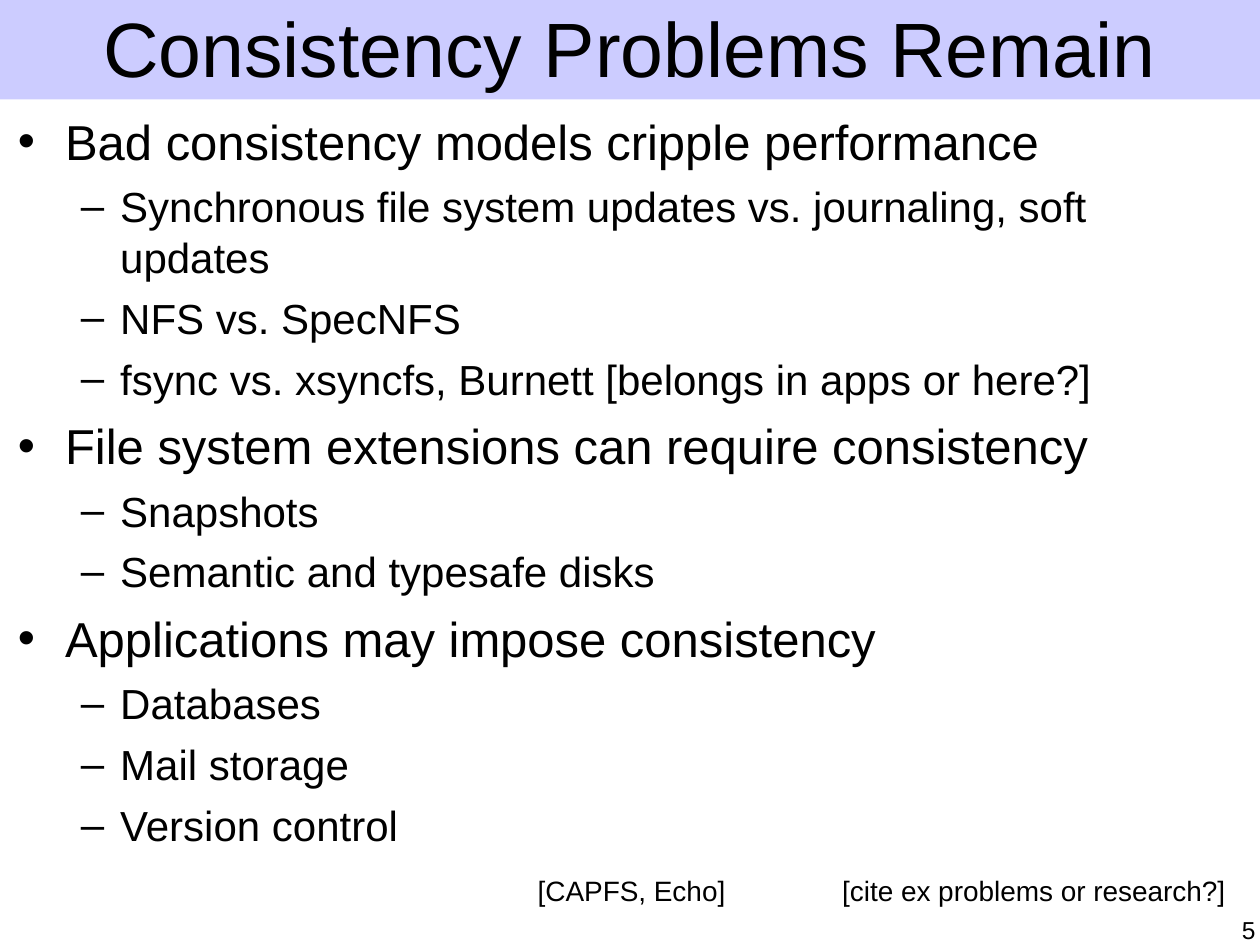
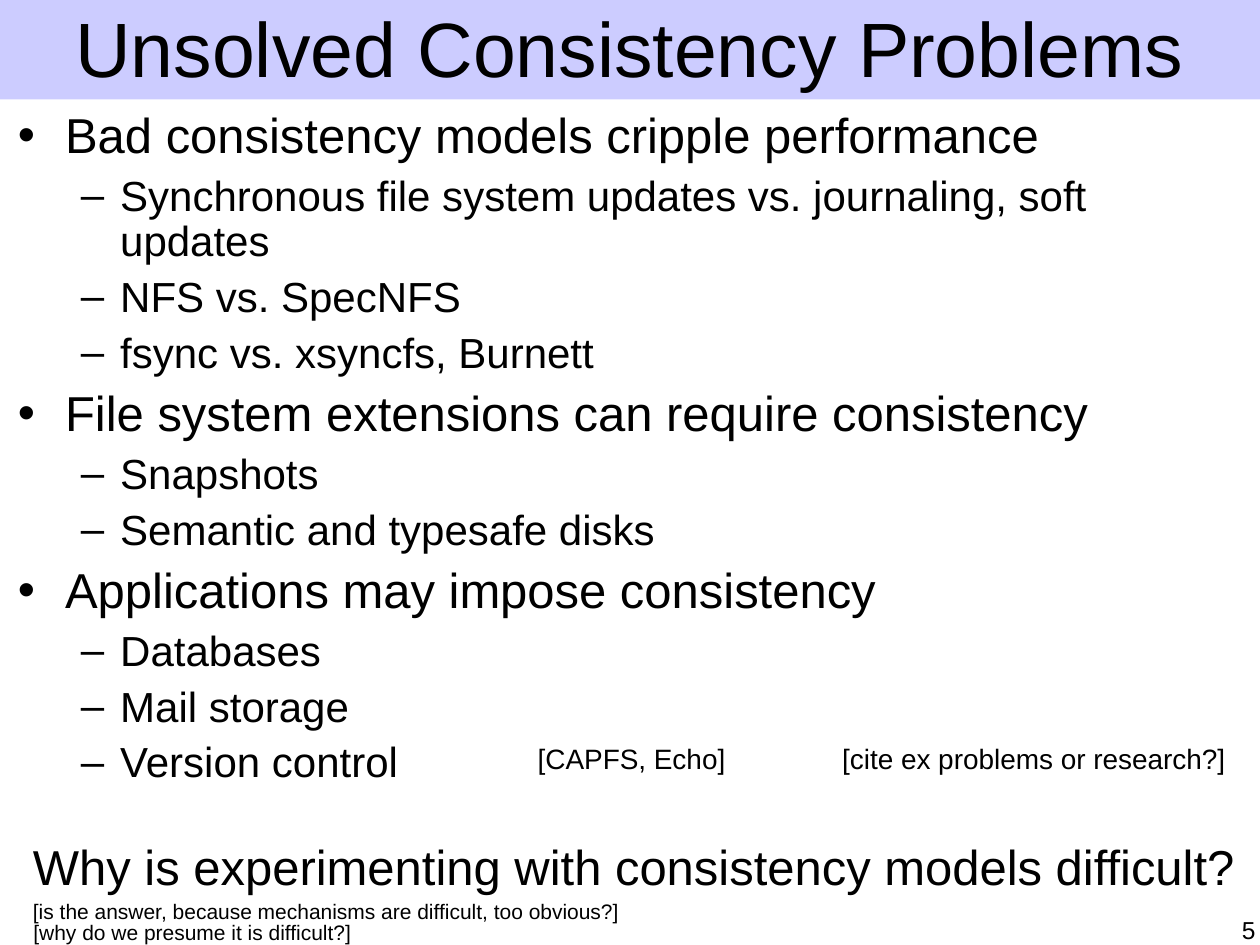
Before and after one commit to ucla-readable/fstitch-doc, a slide deck: slide 5 of sosp/pres.ppt. Drawn at 1260x945 pixels with LibreOffice and Linux fonts; fonts in the diff are those of the drawing. Boxes give left, top, right and bottom in pixels: in the first picture for what was removed or moved away, otherwise in the second. Text is boxed around its words. In the diff, an @@ line names an element or a change of style, - is before the commit and + after.

Commit message:
Improve motivation and patch model.

```diff
--- a/sosp/pres.ppt
+++ b/sosp/pres.ppt
@@ title at [75,21,1183,92]: text changed @@
-Consistency Problems Remain
+Unsolved Consistency Problems
@@ text at [65,117,1088,778]: line spacing 1 to 0.9 @@
@@ text at [120,337,593,376]: text changed @@
-  – fsync vs. xsyncfs, Burnett [belongs in apps or here?]
+  – fsync vs. xsyncfs, Burnett
@@ text "[CAPFS, Echo]": place and size @@
-text "[CAPFS, Echo]" at [538,880,725,906]
+text "[CAPFS, Echo]" at [538,748,725,774]
@@ text "[cite ex problems or research?]": place and size @@
-text "[cite ex problems or research?]" at [842,880,1225,906]
+text "[cite ex problems or research?]" at [842,748,1225,774]
@@ text added at [33,849,1235,895], 28 pt, text #000000 @@
+Why is experimenting with consistency models difficult?
@@ text added at [33,923,351,944], 12 pt, text #000000 @@
+[why do we presume it is difficult?]
@@ text added at [33,903,619,924], 12 pt, text #000000 @@
+[is the answer, because mechanisms are difficult, too obvious?]
```
Also in this commit, not shown: 10 other slides changed, 1 slide removed.
